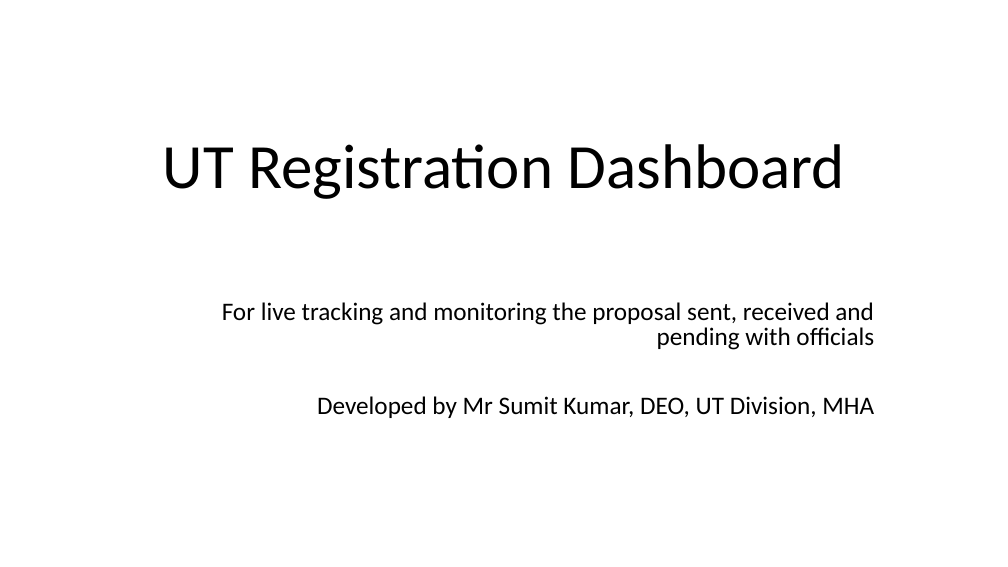
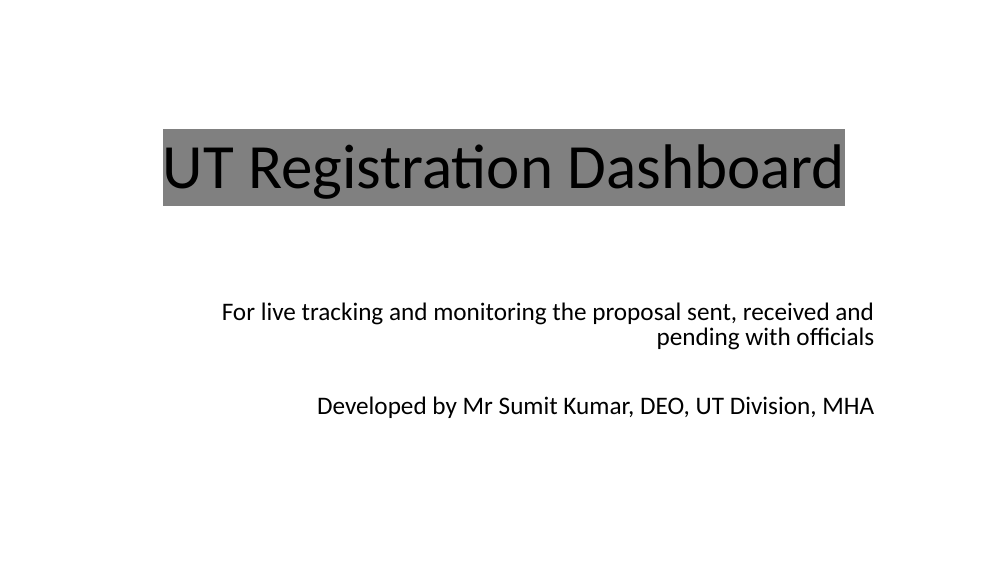
Before and after one commit to Hack3rOneness/UTRD, a slide deck: slide 1 of UT Registration Dashboard.pptx. Drawn at 1008x567 pixels with LibreOffice and Linux fonts; fonts in the diff are those of the drawing. Boxes give left, top, right and bottom in pixels: in the first picture for what was removed or moved away, otherwise in the second. Text is boxed around its words. In the diff, an @@ line names an element or a change of style, - is before the commit and + after.

```diff
--- a/UT Registration Dashboard.pptx
+++ b/UT Registration Dashboard.pptx
@@ title "UT Registration Dashboard" at <box>163,144,844,199</box>: highlight none to #808080 @@
```
Also in this commit, not shown: 1 other slide changed, 2 slides added.
